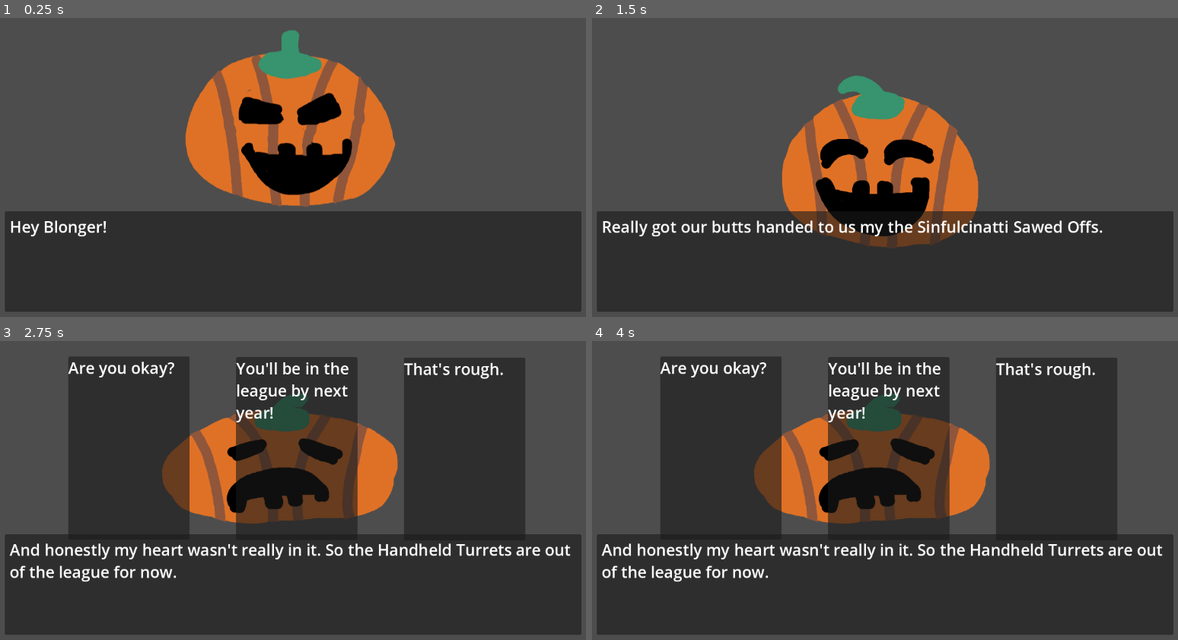
Above: before the commit, frames 1-4 (two rows, left to right).
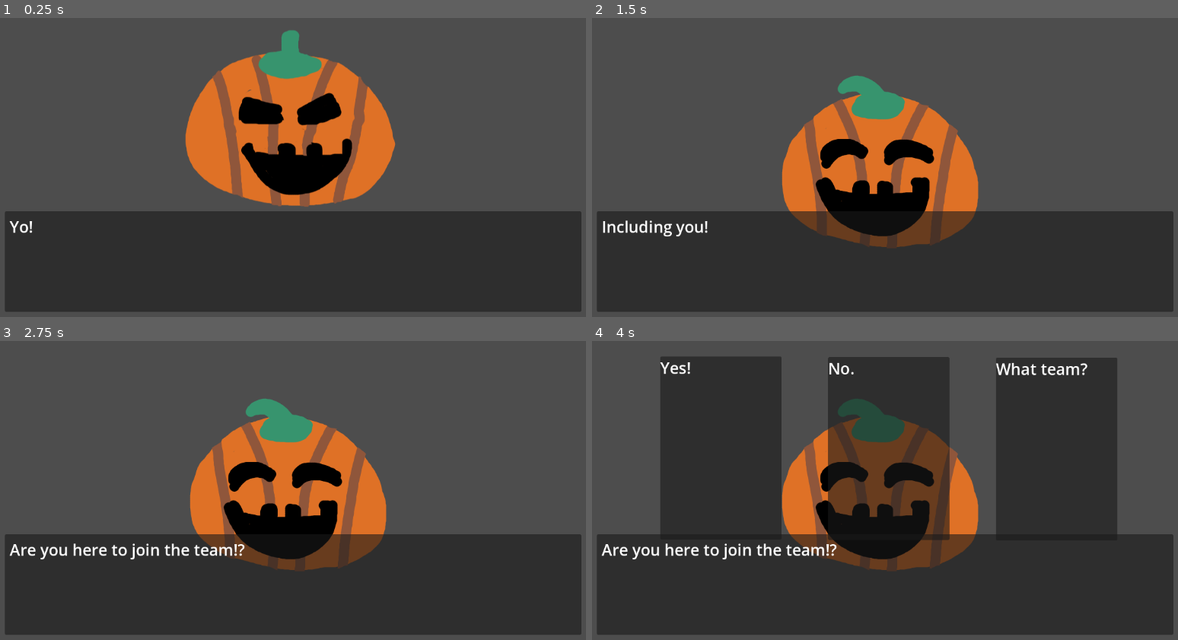
Above: after the commit, the same moments.

Repository: EuanGould/BlongersQuest2
Game: Godot game, scene res://Scenes/Dialogue.tscn
The game is run twice, just before and just after one commit, with the same random seed, the same clock (stepped at 60 frames per second) and the same inputs.
Inputs:
- Up to frame 1 (0.25 s): no input
- Up to frame 2 (1.5 s): tap Space (progressDialogue) at 0.6, 1.35 s
- Up to frame 3 (2.75 s): tap Enter at 2 s; tap Space (progressDialogue) at 2.1 s
- Up to frame 4 (4 s): tap Space (progressDialogue) at 2.75, 2.85, 3.6 s; tap Enter at 3.5 s

The runs differ from the first frame. In frame 1, 0.4% of the frame differs, in the area x 1-19%, y 67-74%; in frame 2, 1.7%; in frame 3, 44%, in the area x 1-98%, y 5-81%; in frame 4, 16%.

Commit message:
technically playable "game"

Diff:
--- a/Scenes/dialoguemanager.gd
+++ b/Scenes/dialoguemanager.gd
@@ -11,6 +11,9 @@
 var waiting
 var in_choice
 
+var pumpkin_playlist
+var playlist_index
+
 func _ready():
 	in_choice = false
 	waiting = false
@@ -18,7 +21,14 @@
 	dialogue_box = $DialogueBox
 	choices_box = $ChoiceBox
 	file = 'res://Text/pumpkin/pumpkin4.txt'
-	dialogue = load_file(file)
+	pumpkin_playlist = ['res://Text/pumpkin/pumpkin1.txt','res://Text/pumpkin/pumpkin2.txt','res://Text/pumpkin/pumpkin3.txt','res://Text/pumpkin/pumpkin4.txt',
+	"res://Text/bat/bat1.txt", "res://Text/bat/bat2.txt", "res://Text/bat/bat3.txt", "res://Text/bat/bat4.txt"]
+	playlist_index = 0
+	dialogue = load_file(pumpkin_playlist[playlist_index])
+	updateDialogue()
+
+func reset():
+	dialogue = load_file(pumpkin_playlist[playlist_index])
 	updateDialogue()
 
 func load_file(path):
@@ -54,6 +64,9 @@
 	if not waiting and not in_choice:
 		updateDialogue()
 		dialogue_index += 1
+		if dialogue_index == dialogue.size():
+			playlist_index += 1
+			reset()
 
 	if Input.is_action_just_pressed("progressDialogue") and not in_choice:
 		waiting = false
Not shown, changed: Text/bat/bat1.txt
